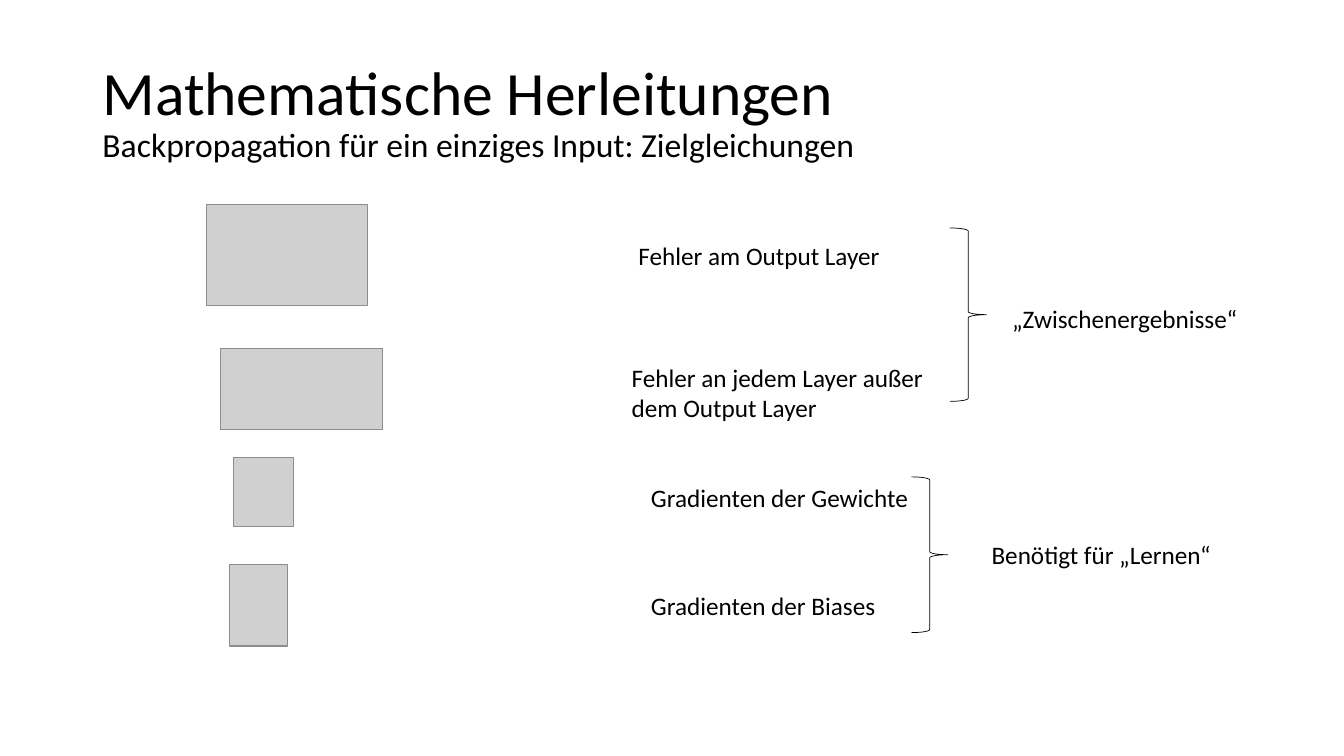
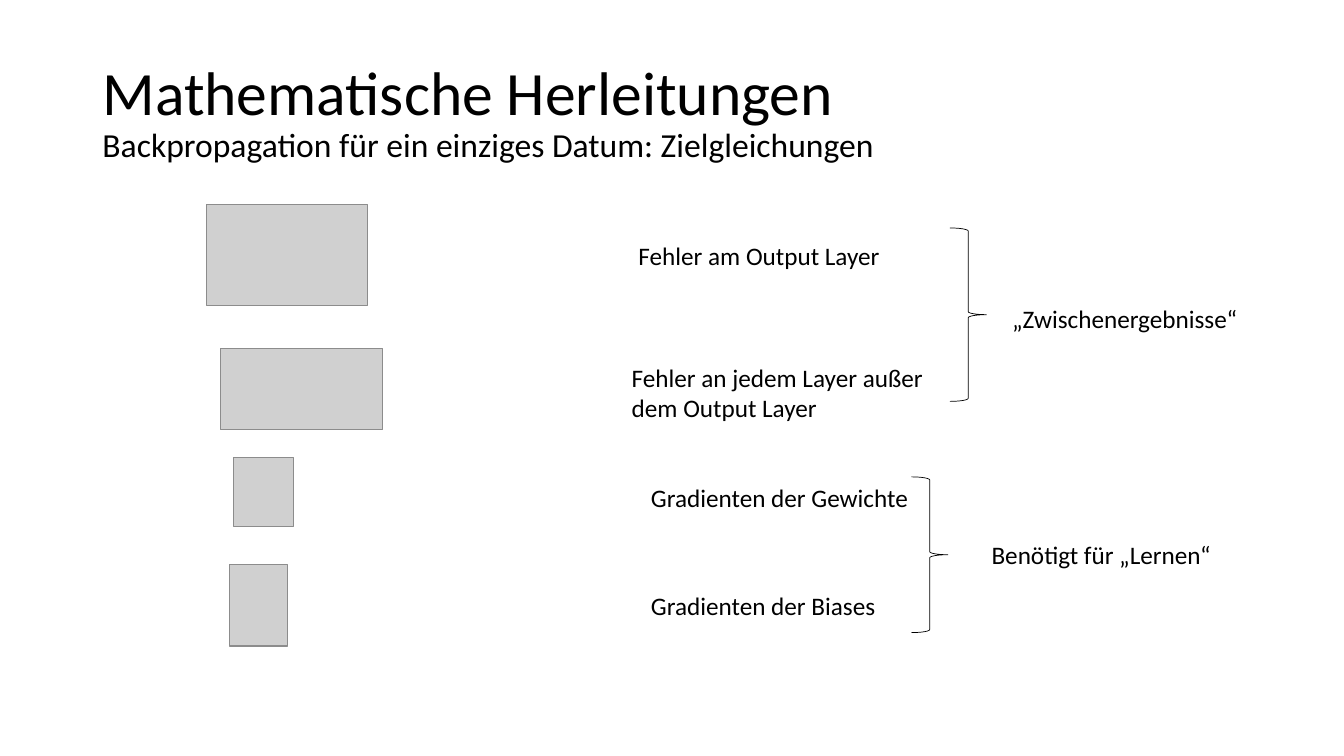
Before and after one commit to kevinsuedmersen/neural_networks_from_scratch, a slide deck: slide 7 of theory/submission/result_presentation.pptx. Drawn at 1344x756 pixels with LibreOffice and Linux fonts; fonts in the diff are those of the drawing; grey boxes stand for pictures. Boxes give left, top, right and bottom in pixels: in the first picture for what was removed or moved away, otherwise in the second. Text is boxed around its words. In the diff, an @@ line names an element or a change of style, - is before the commit and + after.

```diff
--- a/theory/submission/result_presentation.pptx
+++ b/theory/submission/result_presentation.pptx
@@ title at [102, 72, 874, 163]: text changed @@
-Mathematische Herleitungen
-Backpropagation für ein einziges Input: Zielgleichungen
+Mathematische Herleitungen
+Backpropagation für ein einziges Datum: Zielgleichungen
```
Also in this commit, not shown: 5 other slides changed.
